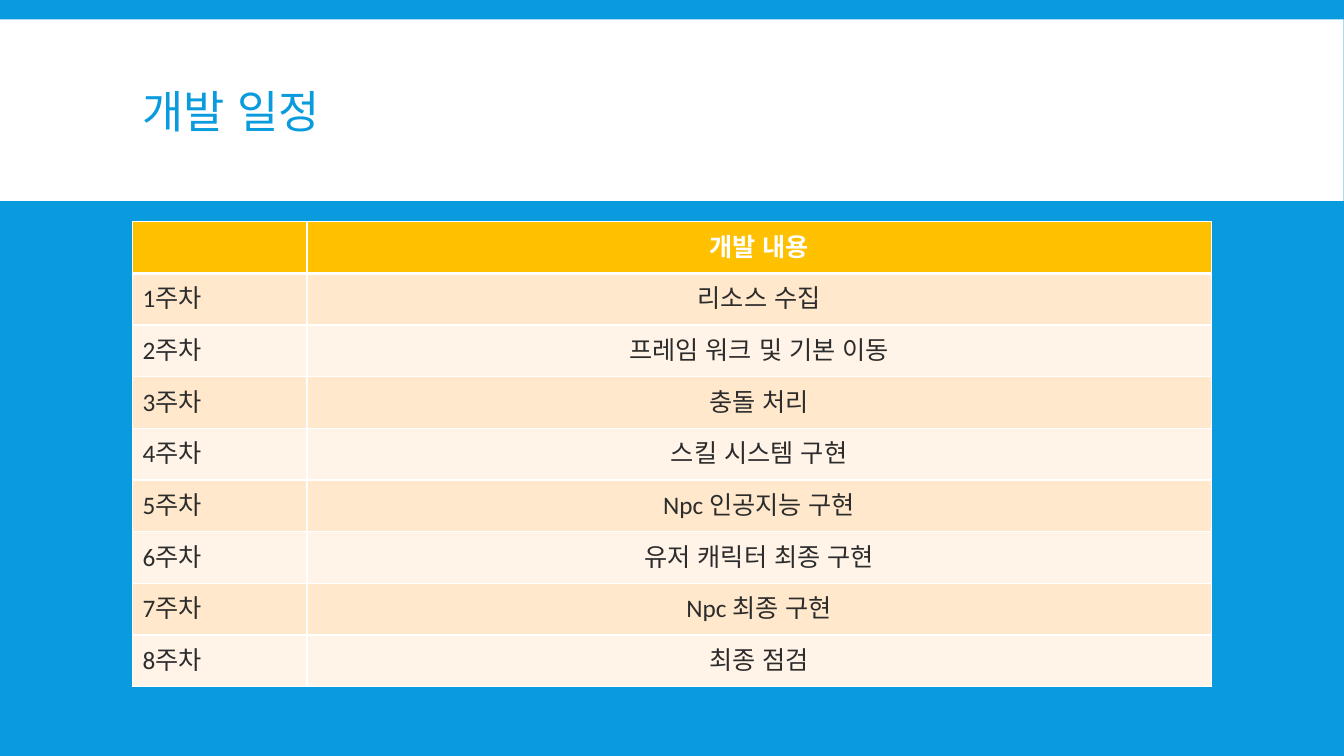
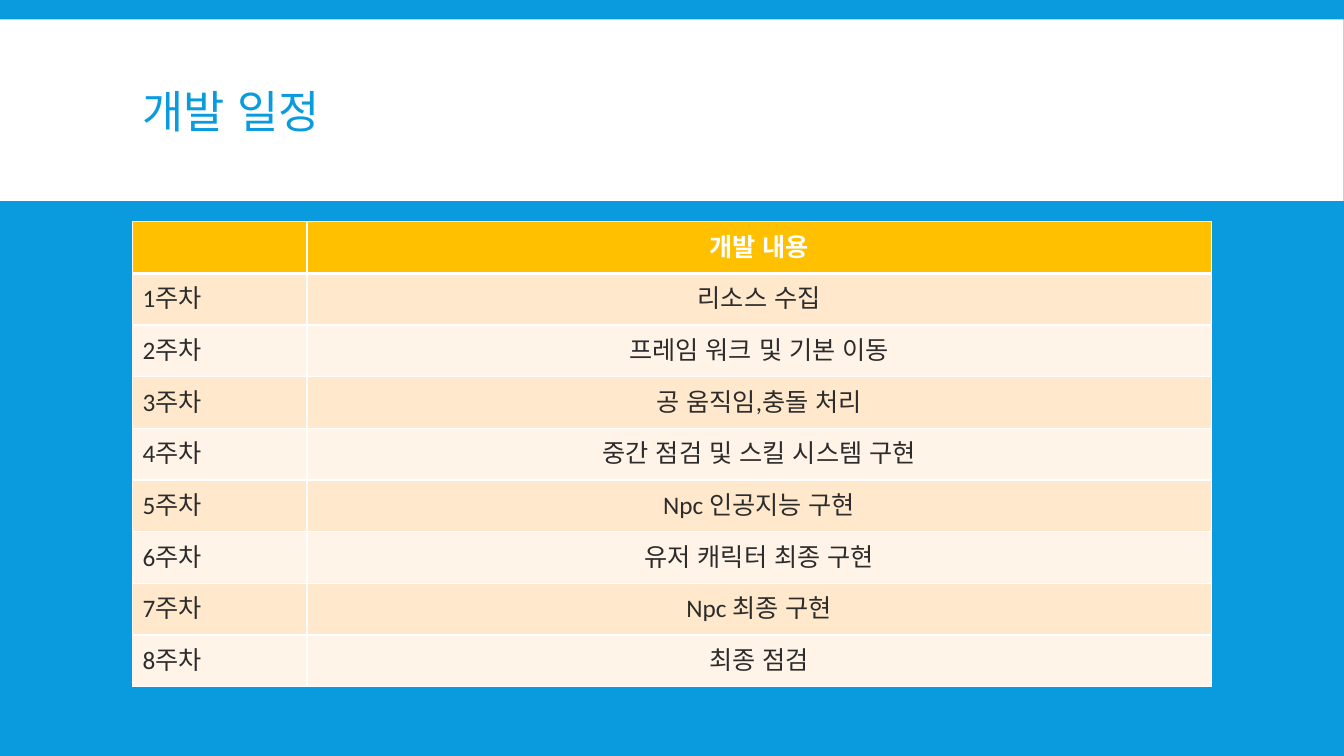
Before and after one commit to Tkadha/2dgp_project, a slide deck: slide 5 of 2D 게임프로그래밍 1차 발표자료.pptx. Drawn at 1344x756 pixels with LibreOffice and Linux fonts; fonts in the diff are those of the drawing. Boxes give left, top, right and bottom in pixels: in the first picture for what was removed or moved away, otherwise in the second. Text is boxed around its words. In the diff, an @@ line names an element or a change of style, - is before the commit and + after.

```diff
--- a/2D 게임프로그래밍 1차 발표자료.pptx
+++ b/2D 게임프로그래밍 1차 발표자료.pptx
@@ table at <box>133,222,1212,688</box> @@
-row 4, column 2: 충돌 처리
+row 4, column 2: 공 움직임,충돌 처리
-row 5, column 2: 스킬 시스템 구현
+row 5, column 2: 중간 점검 및 스킬 시스템 구현
```
Also in this commit, not shown: 2 other slides changed, 2 slides added, 1 slide removed.
